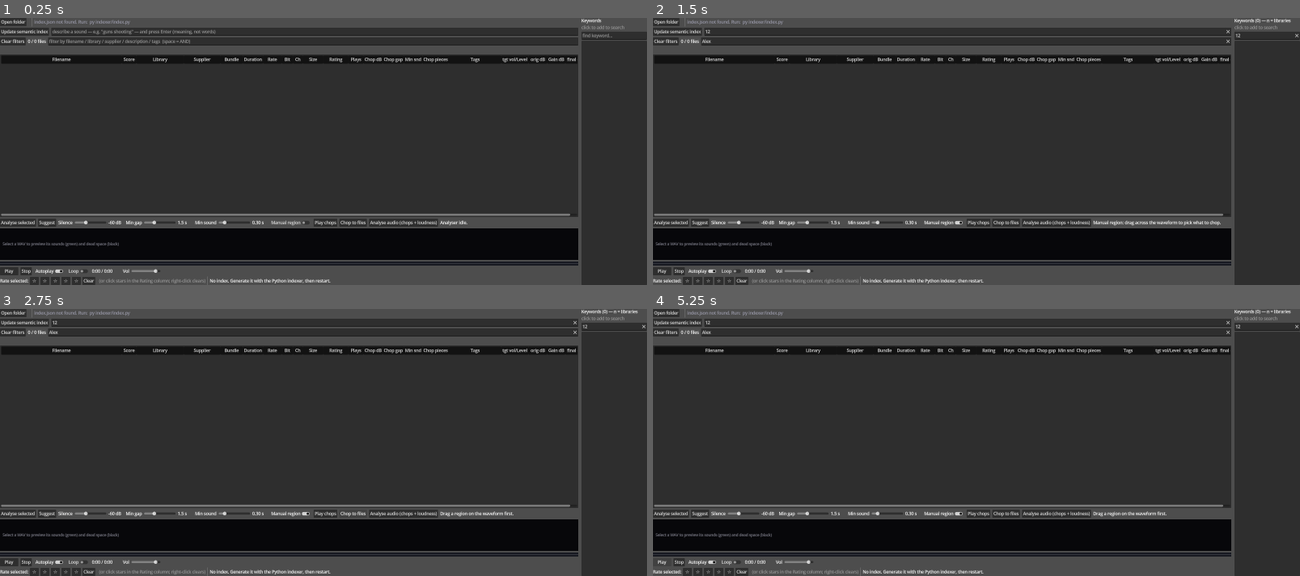
Above: before the commit, frames 1-4 (two rows, left to right).
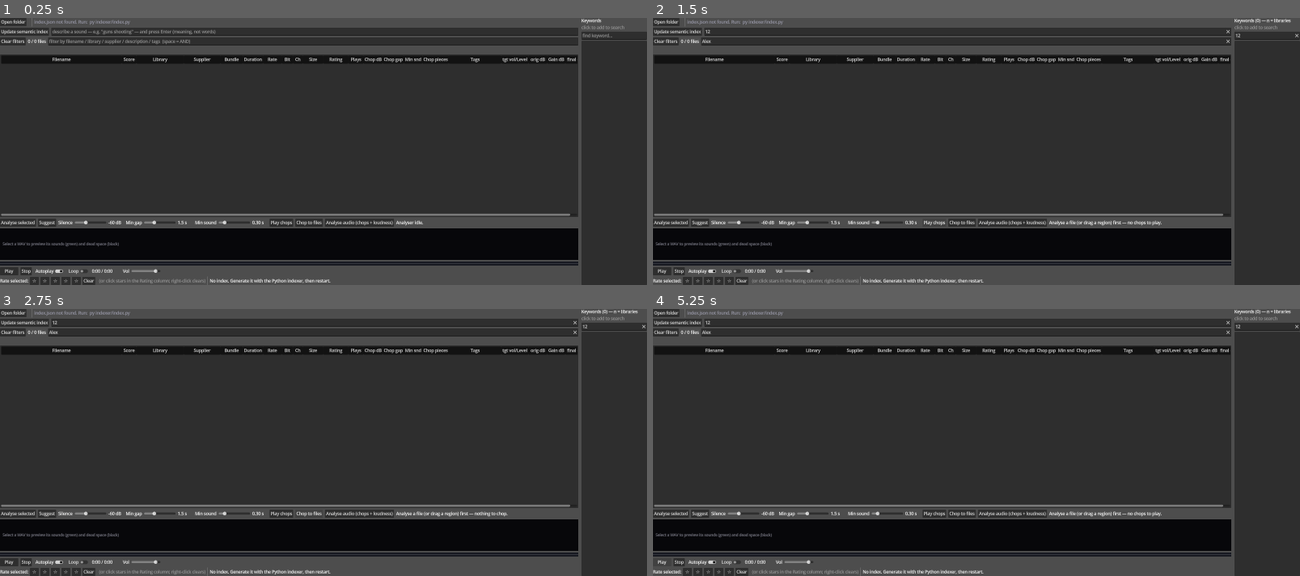
Above: after the commit, the same moments.

Repository: benedictcarter/sound_lib
Game: Godot game, scene res://main.tscn
Two runs of this game, one before a commit and one after it. Both use one fixed random seed, a clock stepped at 60 frames per second and the inputs below.
Inputs (mouse positions are in pixels of both pictures, inside the frame that each line leads up to):
- Up to frame 1 (0.25 s): no input
- Up to frame 2 (1.5 s): click (970, 31) at 0.52 s; type "12" at 0.6 s; click (963, 42) at 0.75 s; type "Alex" at 0.83 s; click (1267, 36) at 0.98 s; type "12" at 1.07 s; click (944, 223) at 1.25 s, where only the run before the commit has a clickable "Manual region"
- Up to frame 3 (2.75 s): click "Chop to files" at 2 s
- Up to frame 4 (5.25 s): click "Stop" at 2.75 s; click "Play chops" at 3.5 s; click "Play chops" at 4.25 s; click "Play" at 5 s

The runs differ from the first frame. In frame 1, 0.5% of the frame differs, in the area x 41-73%, y 75-79%; in frame 2, 0.6%, in the area x 41-88%, y 75-79%; in frame 3, 0.5%; in frame 4, 0.6%.

Commit message:
Region select always-on (no toggle); looping preview follows new selection
- Removed the Manual region checkbox. Left-click-drag on the waveform now always
  selects a region (left-click clears back to the detector); right-click-drag sets
  the height (silence threshold). Seeking stays on the strip below. has_manual_sel()
  replaces the manual_mode flag throughout (_effective_segments, draw, labels).
- Play chops now live-updates: while a preview is auditioning (_playing_chops),
  committing a new region (region_committed on left-release) rebuilds and replays
  it, so a LOOPING preview follows the newly selected region instead of staying on
  the region that was selected when the button was pressed.

Co-Authored-By: Claude Opus 4.8 <noreply@anthropic.com>

Diff:
--- a/app/main.gd
+++ b/app/main.gd
@@ -85,19 +85,22 @@
 ## Draws the loudness (dBFS) envelope vs time, the silence threshold, the
 ## detected "dead zones" (gaps) and a playback cursor.
 class WaveGraph extends Control:
-	signal threshold_picked(db: float)     # right-click/drag: set the silence threshold
-	signal seek_requested(fraction: float) # left-click/drag: scrub playback
-	signal region_selected(a: float, b: float)  # manual mode: drag-selected [a,b] fractions
+	signal threshold_picked(db: float)     # right-drag: set the silence threshold (height)
+	signal seek_requested(fraction: float) # (kept for the seek strip below)
+	signal region_selected(a: float, b: float)  # left-drag: selected [a,b] fractions (live)
+	signal region_committed()              # left-release: region finalised (rebuild preview)
 
 	var levels := PackedFloat32Array()
 	var segments: Array = []          # [[start_frame, end_frame], ...]
 	var threshold_db: float = DEF_SILENCE_DB
 	var playhead: float = -1.0        # 0..1; < 0 hides
-	# Manual mode: left-drag picks ONE region [sel_a, sel_b] (fractions) to chop
-	# verbatim — no threshold/gap logic. Right-click clears it.
-	var manual_mode: bool = false
+	# Left-drag picks ONE region [sel_a, sel_b] (fractions) to chop/play verbatim;
+	# a plain left-click clears it (back to the detector). Right-drag sets height.
 	var sel_a: float = -1.0
 	var sel_b: float = -1.0
+
+	func has_manual_sel() -> bool:
+		return sel_a >= 0.0 and sel_b >= 0.0 and absf(sel_b - sel_a) > 0.0005
 	const TOP_DB := 0.0
 	const BOT_DB := -90.0
 	const TRACK_PAD := 7.0            # px from the bottom for the seek track + dot
@@ -115,43 +118,34 @@
 	# Left CLICK = scrub playback (x) AND set the chop dB level (y), both at once.
 	# Left DRAG = scrub only (so a horizontal scrub doesn't wobble the threshold).
 	# Right click/drag = set the chop dB level only.
+	# Left-click-drag = select a region (left-click alone clears it). Right-click-
+	# drag = set the height (silence threshold). Seeking is on the strip below.
 	func _gui_input(event: InputEvent) -> void:
-		# Manual region mode: left-drag picks ONE region; right-click clears it.
-		# (Seeking still works via the strip below; this surface is for selecting.)
-		if manual_mode:
-			if event is InputEventMouseButton and event.pressed:
-				if event.button_index == MOUSE_BUTTON_LEFT:
+		if event is InputEventMouseButton:
+			if event.button_index == MOUSE_BUTTON_LEFT:
+				if event.pressed:
 					sel_a = _frac_at_x(event.position.x)
 					sel_b = sel_a
 					queue_redraw()
 					accept_event()
-				elif event.button_index == MOUSE_BUTTON_RIGHT:
-					sel_a = -1.0
-					sel_b = -1.0
-					region_selected.emit(-1.0, -1.0)
+				else:                              # release: finalise (or clear on a click)
+					if sel_a >= 0.0 and absf(sel_b - sel_a) <= 0.0005:
+						sel_a = -1.0
+						sel_b = -1.0
+						region_selected.emit(-1.0, -1.0)
+					else:
+						region_selected.emit(minf(sel_a, sel_b), maxf(sel_a, sel_b))
+					region_committed.emit()
 					queue_redraw()
 					accept_event()
-			elif event is InputEventMouseButton and not event.pressed:
-				if event.button_index == MOUSE_BUTTON_LEFT and sel_a >= 0.0:
-					region_selected.emit(minf(sel_a, sel_b), maxf(sel_a, sel_b))
-					accept_event()
-			elif event is InputEventMouseMotion and (event.button_mask & MOUSE_BUTTON_MASK_LEFT) != 0:
-				sel_b = _frac_at_x(event.position.x)
-				region_selected.emit(minf(sel_a, sel_b), maxf(sel_a, sel_b))
-				queue_redraw()
-				accept_event()
-			return
-		if event is InputEventMouseButton and event.pressed:
-			if event.button_index == MOUSE_BUTTON_LEFT:
-				seek_requested.emit(_frac_at_x(event.position.x))
-				threshold_picked.emit(_db_at_y(event.position.y))
-				accept_event()
-			elif event.button_index == MOUSE_BUTTON_RIGHT:
+			elif event.button_index == MOUSE_BUTTON_RIGHT and event.pressed:
 				threshold_picked.emit(_db_at_y(event.position.y))
 				accept_event()
 		elif event is InputEventMouseMotion:
 			if (event.button_mask & MOUSE_BUTTON_MASK_LEFT) != 0:
-				seek_requested.emit(_frac_at_x(event.position.x))
+				sel_b = _frac_at_x(event.position.x)
+				region_selected.emit(minf(sel_a, sel_b), maxf(sel_a, sel_b))
+				queue_redraw()
 				accept_event()
 			elif (event.button_mask & MOUSE_BUTTON_MASK_RIGHT) != 0:
 				threshold_picked.emit(_db_at_y(event.position.y))
@@ -174,49 +168,43 @@
 		var has_segs := segments.size() > 0
 		var green := Color(0.30, 0.85, 0.45)
 		var grey := Color(0.46, 0.46, 0.52)
-		# In manual mode, "kept" = inside the drag-selected region; else the
-		# detected segments. The waveform colours the same way (green = kept).
+		# "kept" (green) = inside the drag-selected region if one is picked, else
+		# the detected segments. The waveform colours the same way either way.
+		var sel := has_manual_sel()
 		var m_lo := minf(sel_a, sel_b)
 		var m_hi := maxf(sel_a, sel_b)
-		var m_sel := manual_mode and sel_a >= 0.0 and sel_b >= 0.0 and (m_hi - m_lo) > 0.0005
 		for x in int(w):
 			var fi := mini(int(float(x) / w * n), n - 1)
 			var kept: bool
-			if manual_mode:
+			if sel:
 				var fx := float(x) / w
-				kept = m_sel and fx >= m_lo and fx <= m_hi
+				kept = fx >= m_lo and fx <= m_hi
 			else:
 				kept = not has_segs or _frame_in_segment(fi)
 			draw_line(Vector2(x, h), Vector2(x, _yfor(levels[fi])), green if kept else grey, 1.0)
 		var font := get_theme_default_font()
-		if manual_mode:
-			# bright yellow edges of the selected region; a hint when nothing picked
-			if m_sel:
-				var scol := Color(1.0, 0.85, 0.2)
-				draw_line(Vector2(m_lo * w, 0), Vector2(m_lo * w, h), scol, 1.5)
-				draw_line(Vector2(m_hi * w, 0), Vector2(m_hi * w, h), scol, 1.5)
-			else:
-				draw_string(font, Vector2(10, 16),
-					"Drag across the waveform to select a region to chop (right-click clears)",
-					HORIZONTAL_ALIGNMENT_LEFT, -1, 13, Color(1.0, 0.85, 0.2))
-		else:
-			# chop boundaries: start + end of every kept piece, in blue
-			if has_segs:
-				var bcol := Color(0.30, 0.62, 1.0, 0.9)
-				for s in segments:
-					var xs := float(int(s[0])) / n * w
-					var xe := float(int(s[1])) / n * w
-					draw_line(Vector2(xs, 0), Vector2(xs, h), bcol, 1.0)
-					draw_line(Vector2(xe, 0), Vector2(xe, h), bcol, 1.0)
-			# silence threshold + its dB value
-			var ty := _yfor(threshold_db)
-			var ocol := Color(1.0, 0.6, 0.1)
-			draw_line(Vector2(0, ty), Vector2(w, ty), ocol, 1.5)
-			var lbl := "%d dB" % int(round(threshold_db))
-			var lw := font.get_string_size(lbl, HORIZONTAL_ALIGNMENT_LEFT, -1, 13).x
-			var lyt := clampf(ty - 4.0, 11.0, h - 2.0)
-			draw_string(font, Vector2(w - lw - 6.0, lyt), lbl,
-				HORIZONTAL_ALIGNMENT_LEFT, -1, 13, ocol)
+		if sel:
+			# bright yellow edges of the selected region
+			var scol := Color(1.0, 0.85, 0.2)
+			draw_line(Vector2(m_lo * w, 0), Vector2(m_lo * w, h), scol, 1.5)
+			draw_line(Vector2(m_hi * w, 0), Vector2(m_hi * w, h), scol, 1.5)
+		elif has_segs:
+			# detector chop boundaries: start + end of every kept piece, in blue
+			var bcol := Color(0.30, 0.62, 1.0, 0.9)
+			for s in segments:
+				var xs := float(int(s[0])) / n * w
+				var xe := float(int(s[1])) / n * w
+				draw_line(Vector2(xs, 0), Vector2(xs, h), bcol, 1.0)
+				draw_line(Vector2(xe, 0), Vector2(xe, h), bcol, 1.0)
+		# silence threshold (height) + its dB value — always shown; right-drag sets it
+		var ty := _yfor(threshold_db)
+		var ocol := Color(1.0, 0.6, 0.1)
+		draw_line(Vector2(0, ty), Vector2(w, ty), ocol, 1.5)
+		var lbl := "%d dB" % int(round(threshold_db))
+		var lw := font.get_string_size(lbl, HORIZONTAL_ALIGNMENT_LEFT, -1, 13).x
+		var lyt := clampf(ty - 4.0, 11.0, h - 2.0)
+		draw_string(font, Vector2(w - lw - 6.0, lyt), lbl,
+			HORIZONTAL_ALIGNMENT_LEFT, -1, 13, ocol)
 		# seek track along the very bottom (this IS the play bar), + playback cursor
 		# and the play dot riding on it -- dot and white line share x, so they line
 		# up exactly by construction. Left-click/drag the graph to scrub.
@@ -422,7 +410,7 @@
 var _chop_thread: Thread = null
 var _chop_busy: bool = false
 var _chop_btn: Button
-var _manual_chk: CheckButton           # manual drag-a-region chop mode
+var _playing_chops: bool = false       # currently auditioning the chops/region preview
 var _chop_spec_path: String = ""
 var _chop_result_path: String = ""
 
@@ -1245,13 +1233,6 @@
 	_snd_slider = _add_slider(bar, "Min sound", 0.0, 2.0, 0.05, DEF_MIN_SOUND_S)
 	_snd_lbl = bar.get_child(bar.get_child_count() - 1) as Label
 
-	_manual_chk = CheckButton.new()
-	_manual_chk.text = "Manual region"
-	_manual_chk.tooltip_text = "Ignore the detector: drag ONE region on the waveform " \
-		+ "and Chop/Play just that (right-click clears). Uses the drag's start/stop only."
-	_manual_chk.toggled.connect(_on_manual_toggled)
-	bar.add_child(_manual_chk)
-
 	var playchops := Button.new()
 	playchops.text = "Play chops"
 	playchops.tooltip_text = "Play each chop piece in turn with 1 s of silence " \
@@ -1282,11 +1263,12 @@
 	_graph = WaveGraph.new()
 	_graph.custom_minimum_size = Vector2(0, 120)
 	_graph.size_flags_horizontal = Control.SIZE_EXPAND_FILL
-	_graph.tooltip_text = "Left-click: seek + set the chop dB level (grey = below it). " \
-		+ "Left-drag: scrub. Right-click/drag: set the chop dB only."
+	_graph.tooltip_text = "Left-click-drag: select a region to chop/play (click clears). " \
+		+ "Right-click-drag: set the height (silence threshold). Seek on the strip below."
 	_graph.threshold_picked.connect(_on_graph_threshold_picked)
 	_graph.seek_requested.connect(_on_graph_seek)
 	_graph.region_selected.connect(_on_graph_region_selected)
+	_graph.region_committed.connect(_on_region_committed)
 	root.add_child(_graph)
 	_update_param_labels()
 
@@ -2115,6 +2097,7 @@
 	_play_gain_db = _get_gain_db(rec)          # per-track gain on top of the slider
 	_apply_volume()
 	_player.play()
+	_playing_chops = false                     # this is a whole-file play, not a region
 	_stream_len = stream.get_length()
 	_playing_rec = rec
 	_playing_item = _tree.get_selected()
@@ -2139,6 +2122,7 @@
 
 func _on_stop_pressed() -> void:
 	_player.stop()
+	_playing_chops = false                     # stop ends the region/chops audition
 	_play_btn.text = "Play"
 	_time_label.text = "0:00 / 0:00"
 
@@ -2977,8 +2961,7 @@
 # ----- play chops: each piece + 1 s of silence, as a single preview stream ---
 func _play_chops() -> void:
 	if typeof(_an_rec) != TYPE_DICTIONARY or _effective_segments().is_empty():
-		_an_status.text = ("Drag a region on the waveform first." if _graph.manual_mode
-			else "Analyse a file first — no chops to play.")
+		_an_status.text = "Analyse a file (or drag a region) first — no chops to play."
 		return
 	var abs := _abs_path(_an_rec)
 	if String(_an_rec.get("ext", "")).to_lower() != "wav" or not FileAccess.file_exists(abs):
@@ -2997,13 +2980,14 @@
 	_play_gain_db = _get_gain_db(_an_rec)      # match the source track's Gain dB
 	_apply_volume()
 	_player.play()
+	_playing_chops = true                      # so re-selecting a region rebuilds this
 	_stream_len = preview.get_length()
 	_playing_rec = null          # preview timeline != original; skip cursor + play-count
 	_playing_item = null
 	_play_btn.text = "Pause"
 	var npieces := _effective_segments().size()    # WYSIWYG: the GREEN pieces actually played
 	var fn := String(_an_rec.get("filename", ""))
-	_now_label.text = ("Playing region:  %s" % fn if (_graph.manual_mode and npieces == 1)
+	_now_label.text = ("Playing region:  %s" % fn if (_graph.has_manual_sel() and npieces == 1)
 		else "Playing %d chops (1 s gaps):  %s" % [npieces, fn])
 
 
@@ -3045,23 +3029,11 @@
 	return sw
 
 
-# Toggle manual region mode: drag ONE region to chop, no detector logic.
-func _on_manual_toggled(on: bool) -> void:
-	if _graph == null:
-		return
-	_graph.manual_mode = on
-	_graph.sel_a = -1.0
-	_graph.sel_b = -1.0
-	_graph.queue_redraw()
-	_an_status.text = ("Manual region: drag across the waveform to pick what to chop."
-		if on else "Manual region off — back to the detector.")
-
-
-# The selected drag-region as a frame pair, so it flows through the same chop/play
-# path as the detector. Empty if nothing valid is selected.
+# Live feedback as the region is dragged (status text + green repaint happens in
+# the graph). No audio rebuild here — that waits for region_committed (release).
 func _on_graph_region_selected(a: float, _b: float) -> void:
 	if a < 0.0:
-		_an_status.text = "Selection cleared."
+		_an_status.text = "Selection cleared — back to the detector."
 		return
 	var segs := _effective_segments()
 	if segs.is_empty():
@@ -3072,16 +3044,21 @@
 		_fmt_time(t0), _fmt_time(t1), t1 - t0]
 
 
-# Segments to chop/play: the manual drag-region (one piece) when manual mode is on
-# and a region is picked, otherwise the detector's segments.
+# The region drag finished. If we're currently auditioning the preview, rebuild it
+# from the NEW region and replay (so a looping preview follows the new selection).
+func _on_region_committed() -> void:
+	if _playing_chops and not _effective_segments().is_empty():
+		_play_chops()
+
+
+# Segments to chop/play: the drag-selected region (one piece) when one is picked,
+# otherwise the detector's segments. WYSIWYG with the green in the graph.
 func _effective_segments() -> Array:
-	if _graph != null and _graph.manual_mode:
+	if _graph != null and _graph.has_manual_sel():
 		var lo := minf(_graph.sel_a, _graph.sel_b)
 		var hi := maxf(_graph.sel_a, _graph.sel_b)
-		if _graph.sel_a >= 0.0 and _graph.sel_b >= 0.0 and (hi - lo) > 0.0005:
-			var n := _an_levels.size()
-			return [[lo * n, hi * n]]
-		return []
+		var n := _an_levels.size()
+		return [[lo * n, hi * n]]
 	return _graph.segments
 
 
@@ -3091,8 +3068,7 @@
 		return
 	var segs := _effective_segments()
 	if typeof(_an_rec) != TYPE_DICTIONARY or segs.is_empty():
-		_an_status.text = ("Drag a region on the waveform first." if _graph.manual_mode
-			else "Analyse a file first — nothing to chop.")
+		_an_status.text = "Analyse a file (or drag a region) first — nothing to chop."
 		return
 	# A single segment is fine to chop: it trims the surrounding silence, writing
 	# just the kept (green) region as one _chopped_001 file.
Not shown, changed: CLAUDE.md
